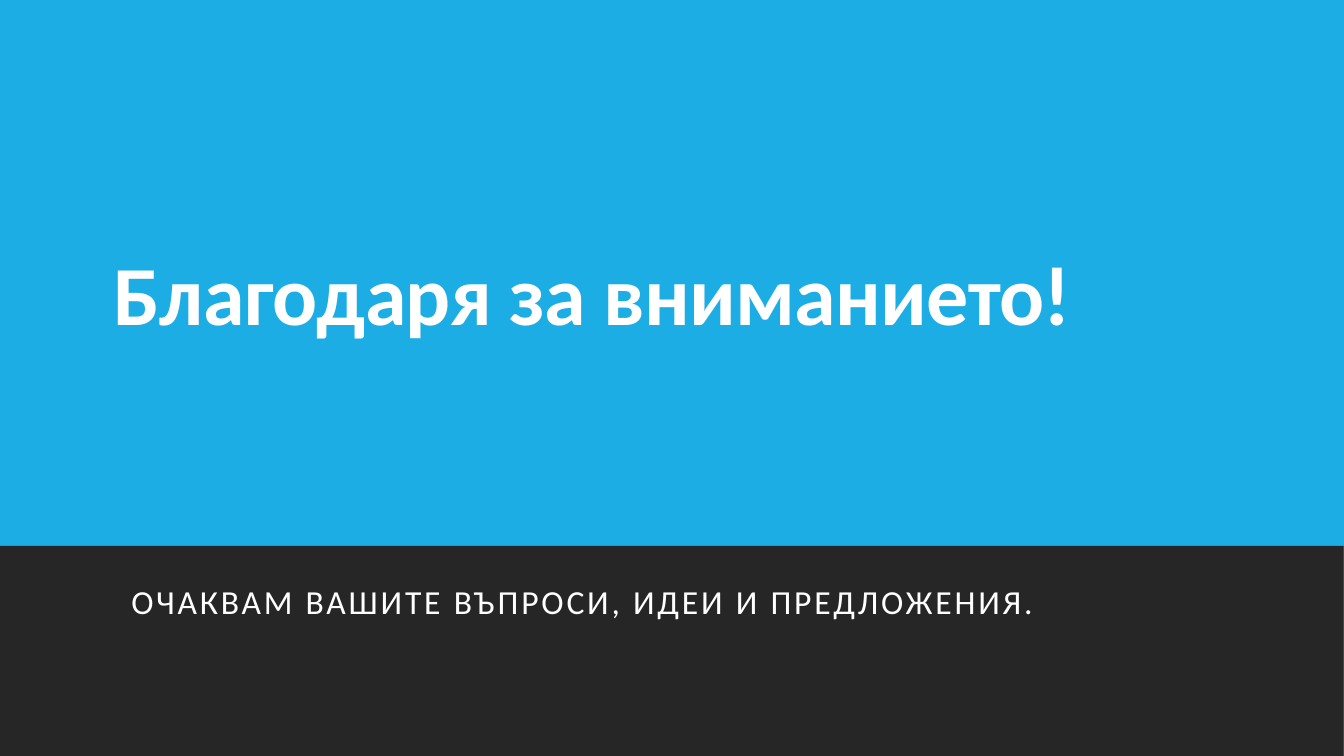
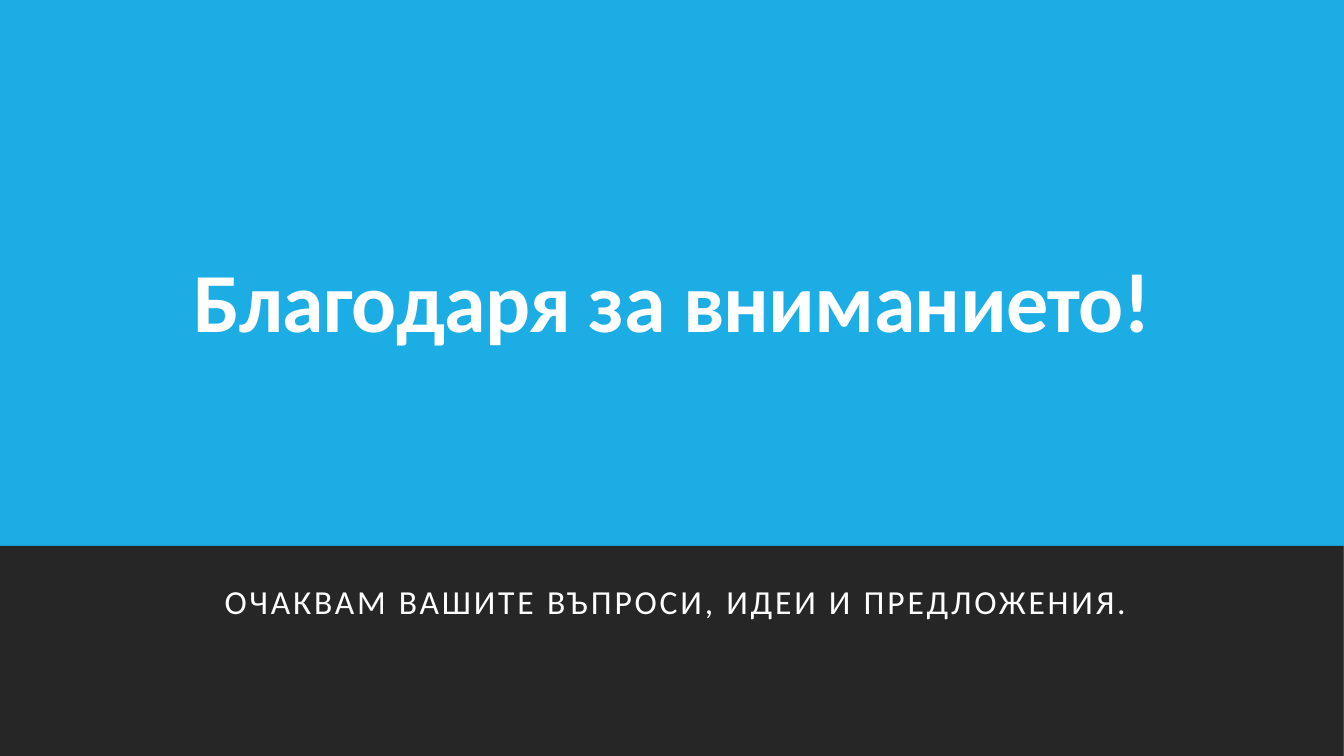
Before and after one commit to gimas-bansko/IRIDA, a slide deck: slide 12 of Проект/Представяне/ИРИДА.pptx. Drawn at 1344x756 pixels with LibreOffice and Linux fonts; fonts in the diff are those of the drawing. Boxes give left, top, right and bottom in pixels: in the first picture for what was removed or moved away, otherwise in the second. Text is boxed around its words. In the diff, an @@ line names an element or a change of style, - is before the commit and + after.

```diff
--- a/Проект/Представяне/ИРИДА.pptx
+++ b/Проект/Представяне/ИРИДА.pptx
@@ title "Благодаря за вниманието!" at <box>193,274,1151,346</box>: alignment left to centre @@
@@ title "Благодаря за вниманието!": place and size @@
-title "Благодаря за вниманието!" at <box>114,267,1072,339</box>
+title "Благодаря за вниманието!" at <box>193,274,1151,346</box>
@@ text "ОЧАКВАМ ВАШИТЕ ВЪПРОСИ, ИДЕИ И ..." at <box>225,592,1126,620</box>: alignment left to centre @@
```
Also in this commit, not shown: 1 other slide changed, 4 slides added, 4 slides removed, 3 other files.
